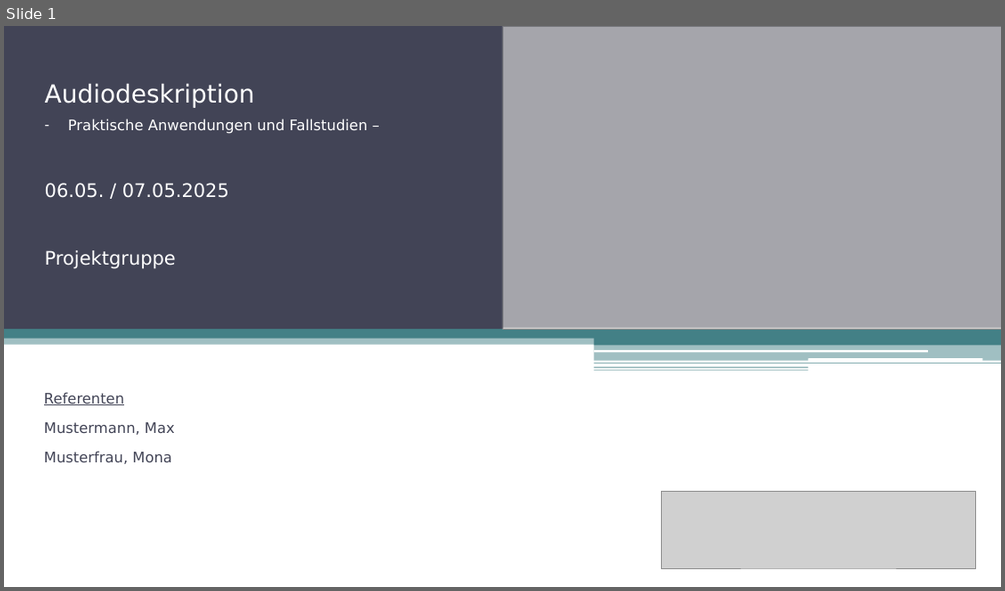
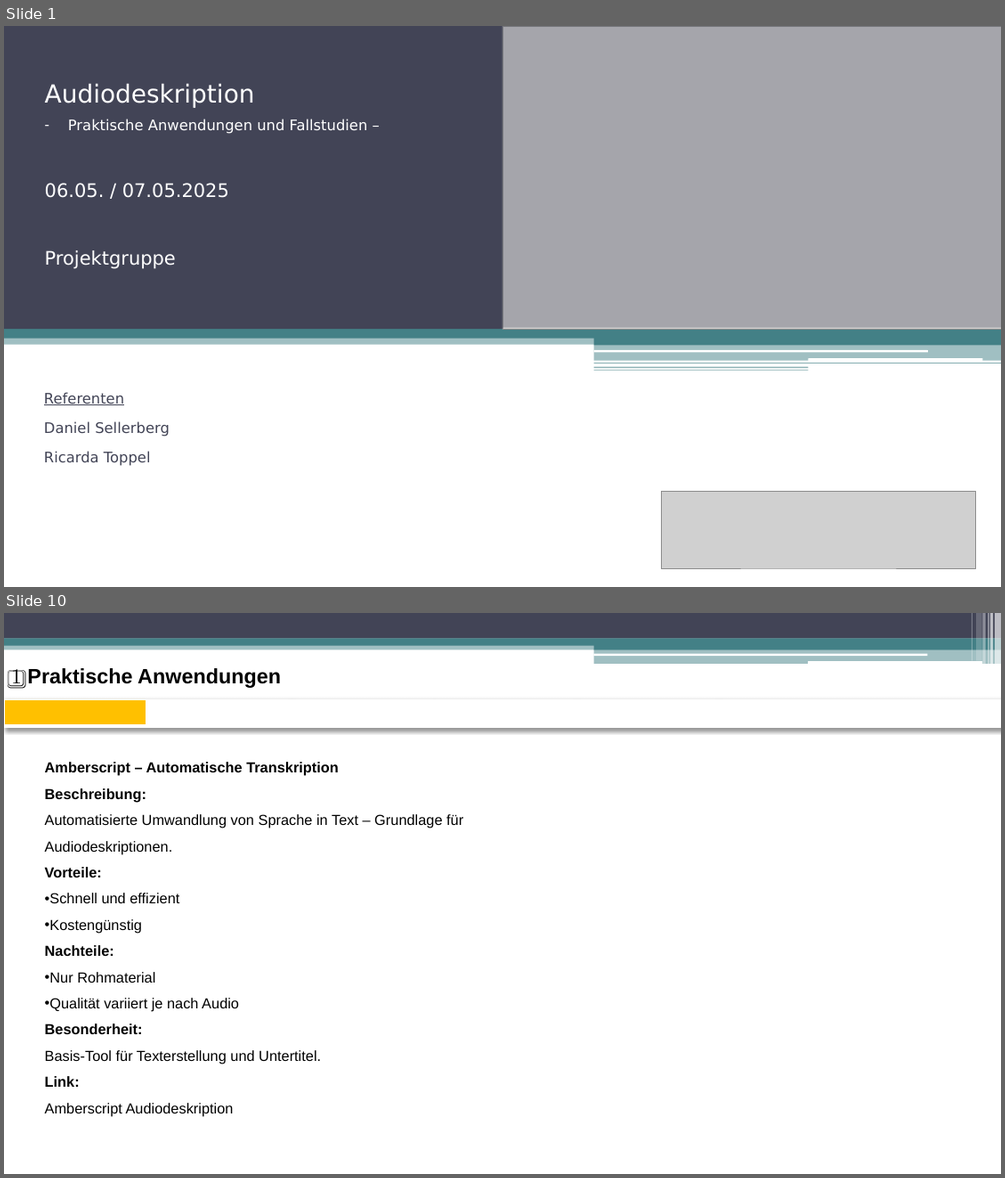
Before and after one commit to fhswf/descraibe, a slide deck: 20250424_Audiodeskription_Praktische Anwendungen und Fallstudien_v01.pptx. Shown one above the other, each under a label of ours: slide 1 before the commit, slides 1 and 10 after it; the slides between them are not shown. The pictures are 1005x591 and 1005x1178 pixels, drawn with LibreOffice and Linux fonts; fonts in the diff are those of the drawing; grey boxes stand for pictures. Boxes give left, top, right and bottom in pixels: in the first picture for what was removed or moved away, otherwise in the second. Text is boxed around its words. In the diff, an @@ line names an element or a change of style, - is before the commit and + after.

```diff
--- a/20250424_Audiodeskription_Praktische Anwendungen und Fallstudien_v01.pptx
+++ b/20250424_Audiodeskription_Praktische Anwendungen und Fallstudien_v01.pptx
@@ slide 10 added at <box>4,613,1001,1174</box>, background #FFFFFF; not listed: 11 template elements that a slide beside it also shows @@
@@ rounded rectangle added at <box>593,653,928,656</box>, fill #FFFFFF @@
@@ rounded rectangle added at <box>808,661,982,664</box>, fill #FFFFFF @@
@@ title added at <box>11,668,281,689</box>, 20 pt, text #000000, bold @@
+1️⃣ Praktische Anwendungen
@@ table added at <box>4,699,998,728</box>, 1 rows, 7 columns @@
+ |  |  |  |  |  | 
@@ text added at <box>45,762,463,1116</box>, 14 pt, text #000000 @@
+Amberscript – Automatische Transkription
+Beschreibung:
+Automatisierte Umwandlung von Sprache in Text – Grundlage für Audiodeskriptionen.
+Vorteile:
+• Schnell und effizient
+• Kostengünstig
+Nachteile:
+• Nur Rohmaterial
+• Qualität variiert je nach Audio
+Besonderheit:
+Basis-Tool für Texterstellung und Untertitel.
+Link:
+Amberscript Audiodeskription
@@ slide 1 changed as well @@
@@ subtitle at <box>44,421,170,466</box>: text changed @@
-Mustermann, Max
-Musterfrau, Mona
+Daniel Sellerberg
+Ricarda Toppel
```
Also in this commit, not shown: 1 other slide changed, 27 other slides added, 6 slides removed.
